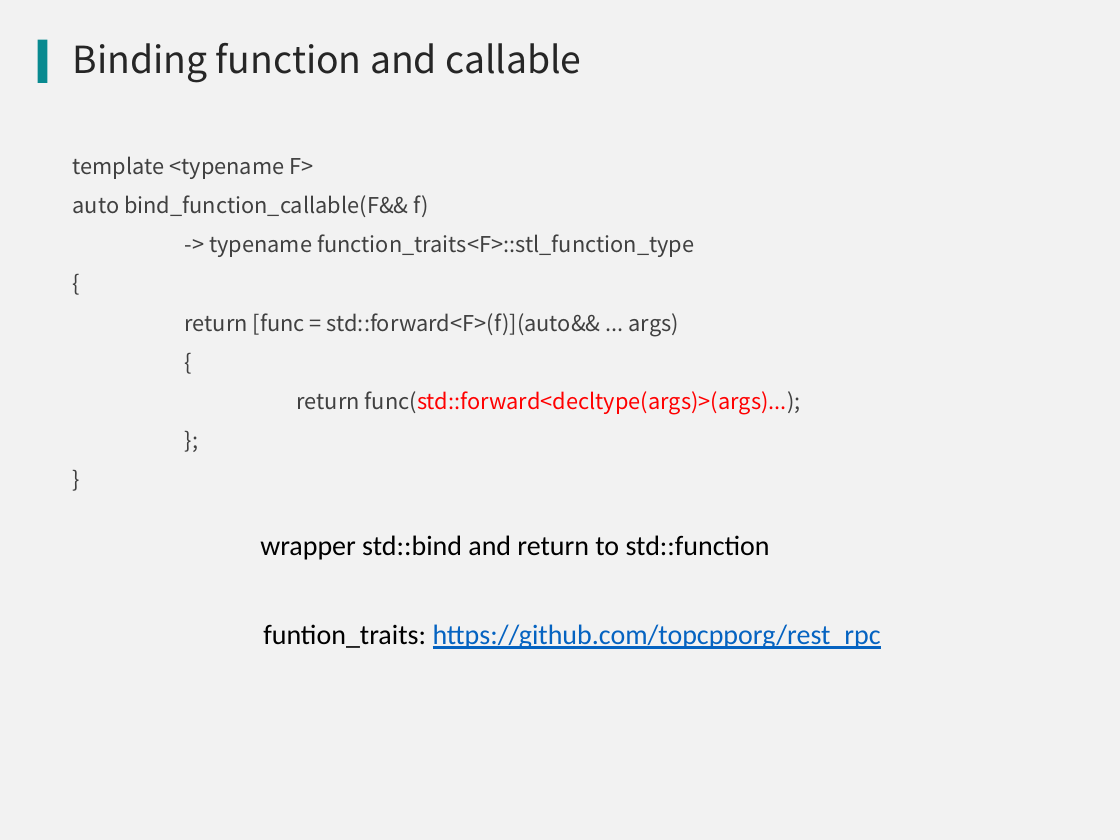
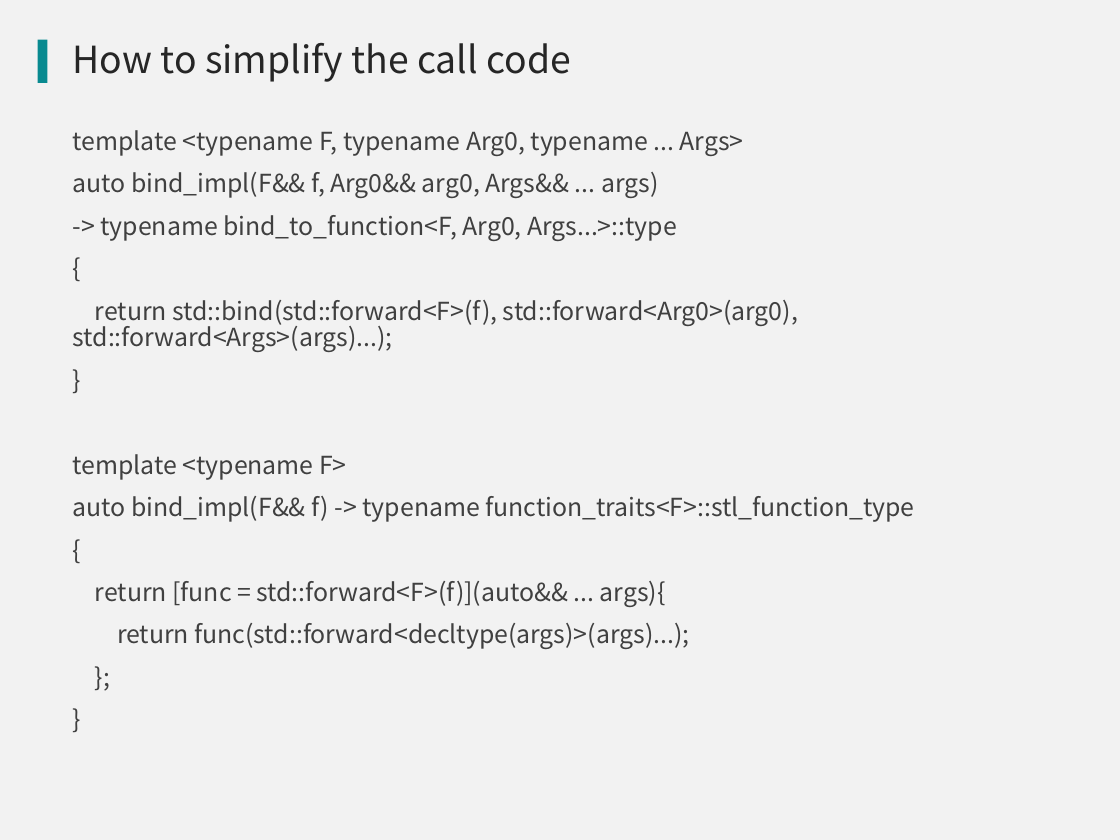
Before and after one commit to qicosmos/cppnow2017-ppt, a slide deck: slide 26 of An easy to use RPC framework implemented by c++11 and c++14.pptx (slide 32 before the commit). Drawn at 1120x840 pixels with LibreOffice and Linux fonts; fonts in the diff are those of the drawing; background and template pictures are left out. Boxes give left, top, right and bottom in pixels: in the first picture for what was removed or moved away, otherwise in the second. Text is boxed around its words. In the diff, an @@ line names an element or a change of style, - is before the commit and + after.

Commit message:
update

```diff
--- a/An easy to use RPC framework implemented by c++11 and c++14.pptx
+++ b/An easy to use RPC framework implemented by c++11 and c++14.pptx
@@ title removed at (73,43,581,83) @@
-Binding function and callable
@@ title added at (73,43,571,82), 24 pt, text #262626 @@
+How to simplify the call code
@@ text at (73,130,798,352): paragraphs added @@
+template <typename F, typename Arg0, typename ... Args>
+auto bind_impl(F&& f, Arg0&& arg0, Args&& ... args)
+-> typename bind_to_function<F, Arg0, Args...>::type
+{
+return std::bind(std::forward<F>(f), std::forward<Arg0>(arg0), std::forward<Args>(args)...);
+}
@@ text at (73,454,690,649): size 14 to 16 pt in "template <typename F>", "{", "return func(std::forward<decltype(args)>(args)...);", "};" and 1 more places; text colour #FF0000 to #404040 in "func(std::forward<decltype(args)>(args)...);" @@
@@ text at (73,496,914,522): text changed; size 14 to 16 pt @@
-auto bind_function_callable(F&& f)
--> typename function_traits<F>::stl_function_type
+auto bind_impl(F&& f) -> typename function_traits<F>::stl_function_type
@@ text removed at (260,535,770,560) @@
-wrapper std::bind and return to std::function
@@ text at (95,581,666,607): text changed; size 14 to 16 pt @@
-return [func = std::forward<F>(f)](auto&& ... args)
-{
+return [func = std::forward<F>(f)](auto&& ... args){
@@ text removed at (263,624,881,649) @@
-funtion_traits: https://github.com/topcpporg/rest_rpc
```
Also in this commit, not shown: 12 other slides changed, 2 slides added, 9 slides removed.
